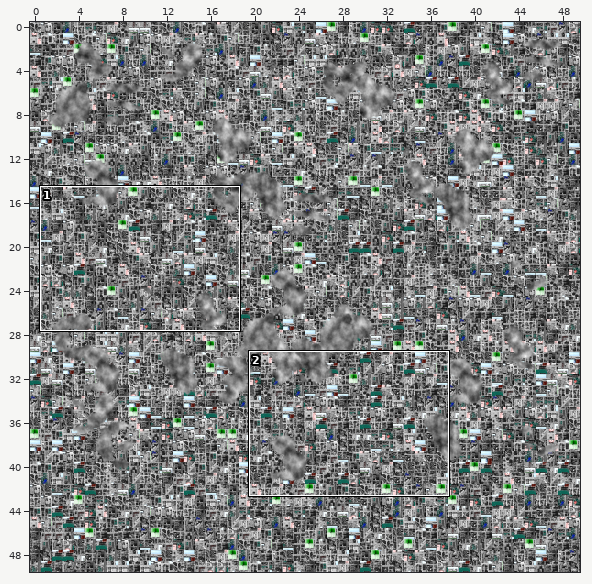
Two states of a Tiled map, assets/city-bigger.tmx. Above: a wide view before the commit, with the close-up outlined.
Close-up. The starting point:
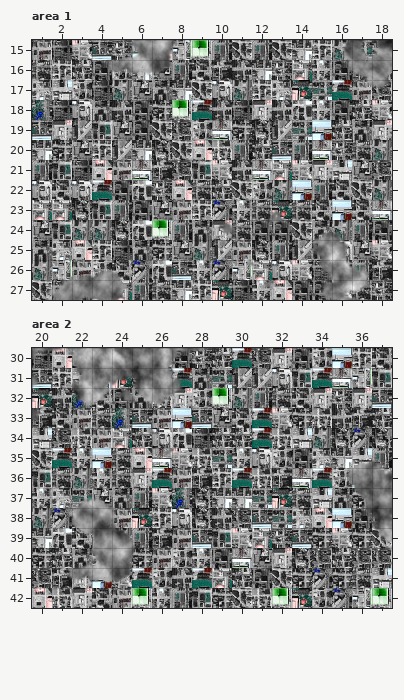
Cells are 64x64 px. Shown: area 1 x 1..18, y 15..27; area 2 x 20..37, y 30..42. The commit also changed other parts of the map, which this record leaves out.
Now the later version:
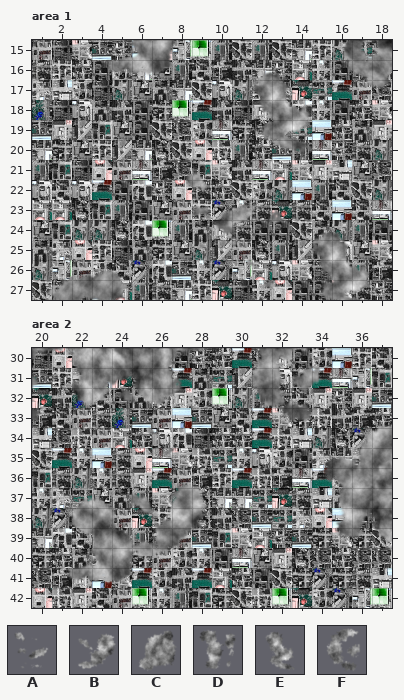
Key: from "clouds": A 2, B 7, C 8, D 9, E 14, F 15.
_ is an empty cell.
Tiles of an added or newly shown layer are drawn over the layers below it.
From the commit log: added an extra layer of clouds
Changes in this commit:
Layer "more clouds" (added), area 1:
There is now tile A in row 25 at x 8.
There is now tile E in row 20 at x 11.
Layer "more clouds" (added), area 2:
There is now tile B in row 40 at x 24.
There is now tile C in row 37 at x 35.
There is now tile D in row 39 at x 34.
There is now tile F in row 33 at x 30.
Pixel boxes of the changes (left, top, right, bottom) in both close-ups:
added: (176, 71, 313, 249)
added: (250, 348, 392, 541)
added: (129, 484, 208, 559)
